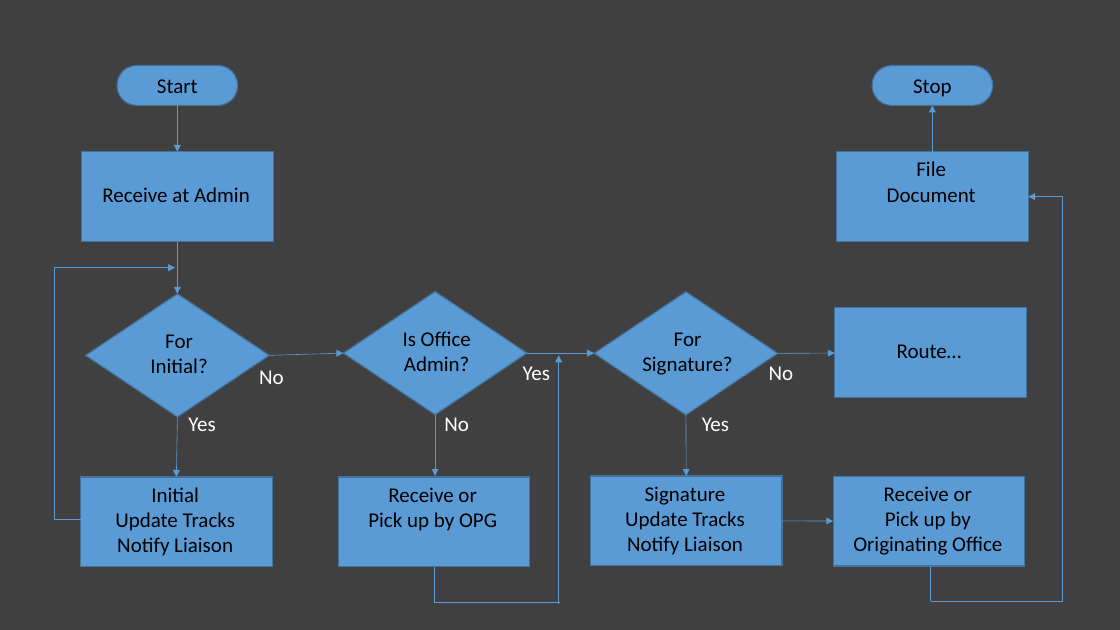
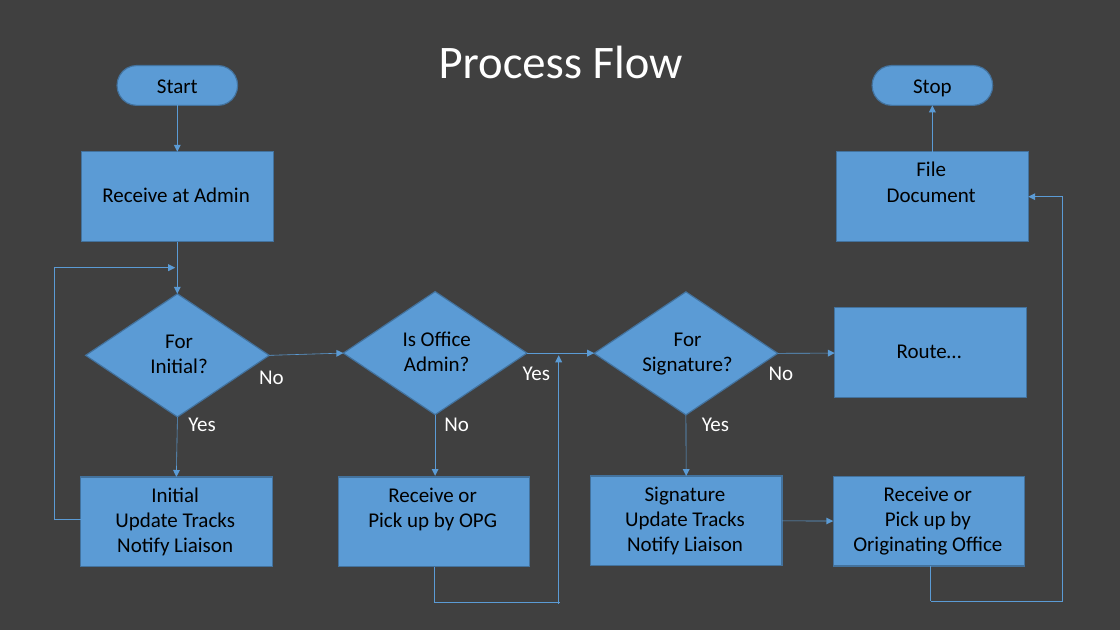
Before and after one commit to lldakila/itrack, a slide deck: slide 1 of itrack.pptx. Drawn at 1120x630 pixels with LibreOffice and Linux fonts; fonts in the diff are those of the drawing. Boxes give left, top, right and bottom in pixels: in the first picture for what was removed or moved away, otherwise in the second. Text is boxed around its words. In the diff, an @@ line names an element or a change of style, - is before the commit and + after.

```diff
--- a/itrack.pptx
+++ b/itrack.pptx
@@ text added at (x1=439, y1=45, x2=683, y2=79), 40 pt, text #FFFFFF @@
+Process Flow
```
Also in this commit, not shown: 4 other files.
